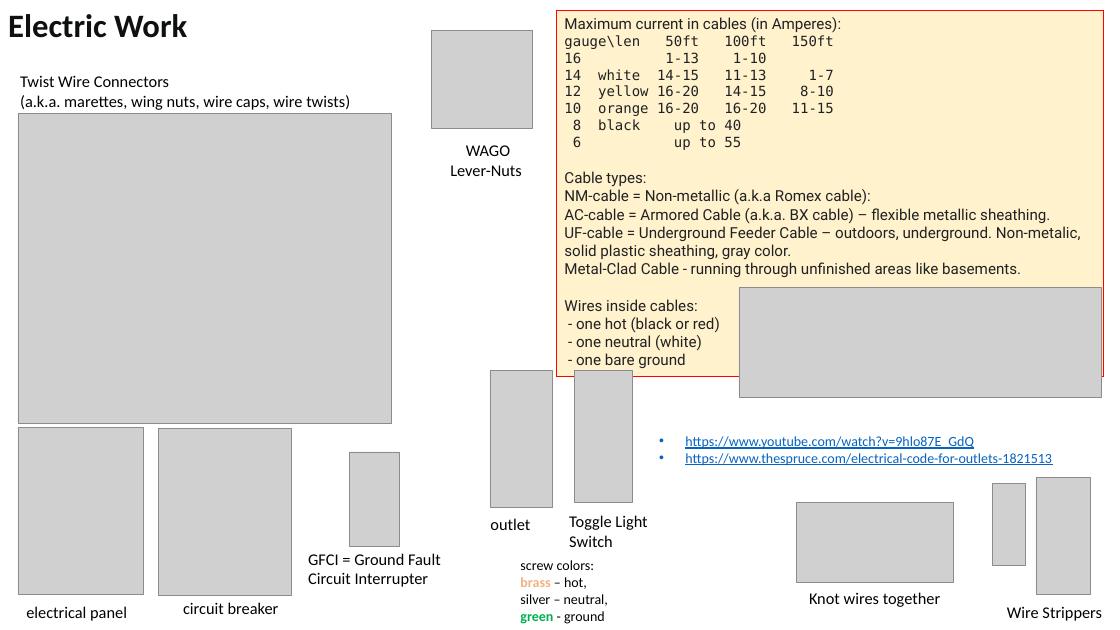
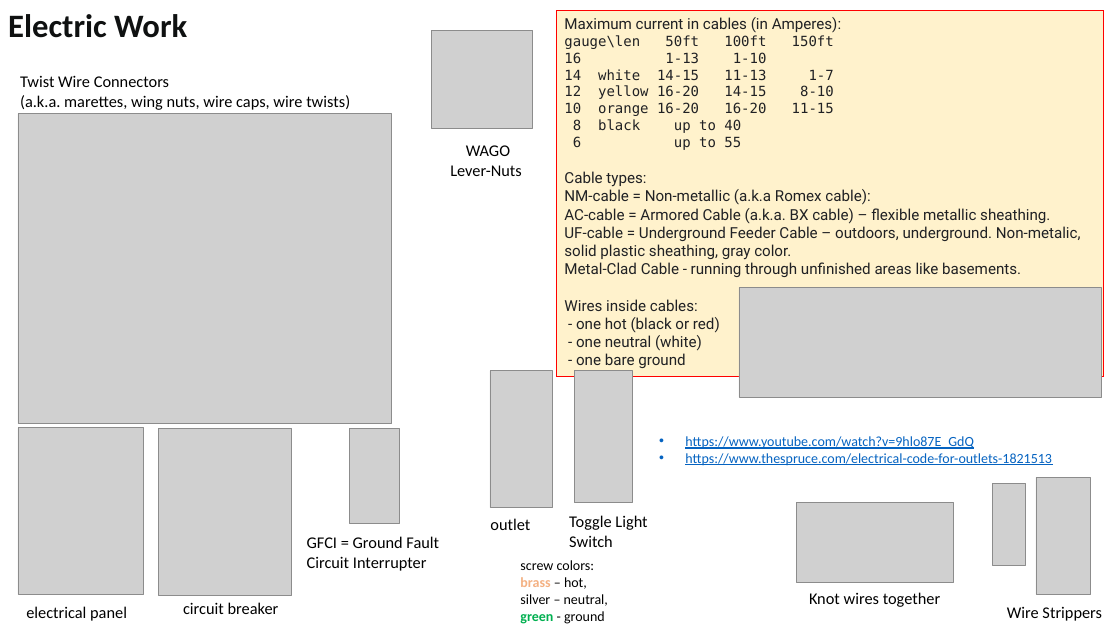
Before and after one commit to lselector/misc_farm, a slide deck: slide 1 of electric.pptx. Drawn at 1120x630 pixels with LibreOffice and Linux fonts; fonts in the diff are those of the drawing; grey boxes stand for pictures. Boxes give left, top, right and bottom in pixels: in the first picture for what was removed or moved away, otherwise in the second. Text is boxed around its words. In the diff, an @@ line names an element or a change of style, - is before the commit and + after.

Commit message:
update

```diff
--- a/electric.pptx
+++ b/electric.pptx
@@ picture: place and size @@
-picture at (350, 452, 400, 547)
+picture at (350, 429, 400, 524)
@@ text "GFCI = Ground Fault Circuit ...": place and size @@
-text "GFCI = Ground Fault Circuit ..." at (308, 553, 441, 587)
+text "GFCI = Ground Fault Circuit ..." at (307, 536, 439, 571)
```
Also in this commit, not shown: 1 other slide changed, 2 slides added.
